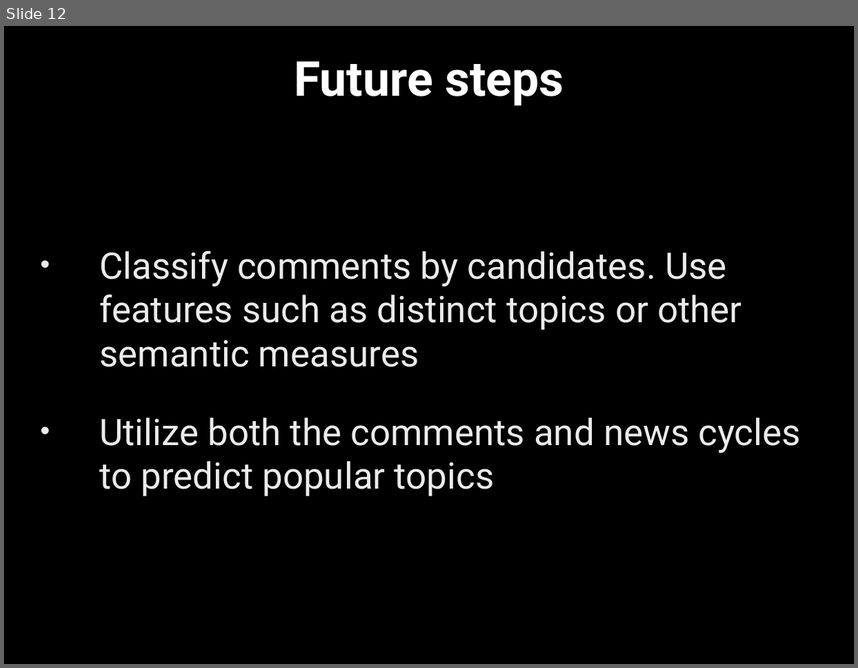
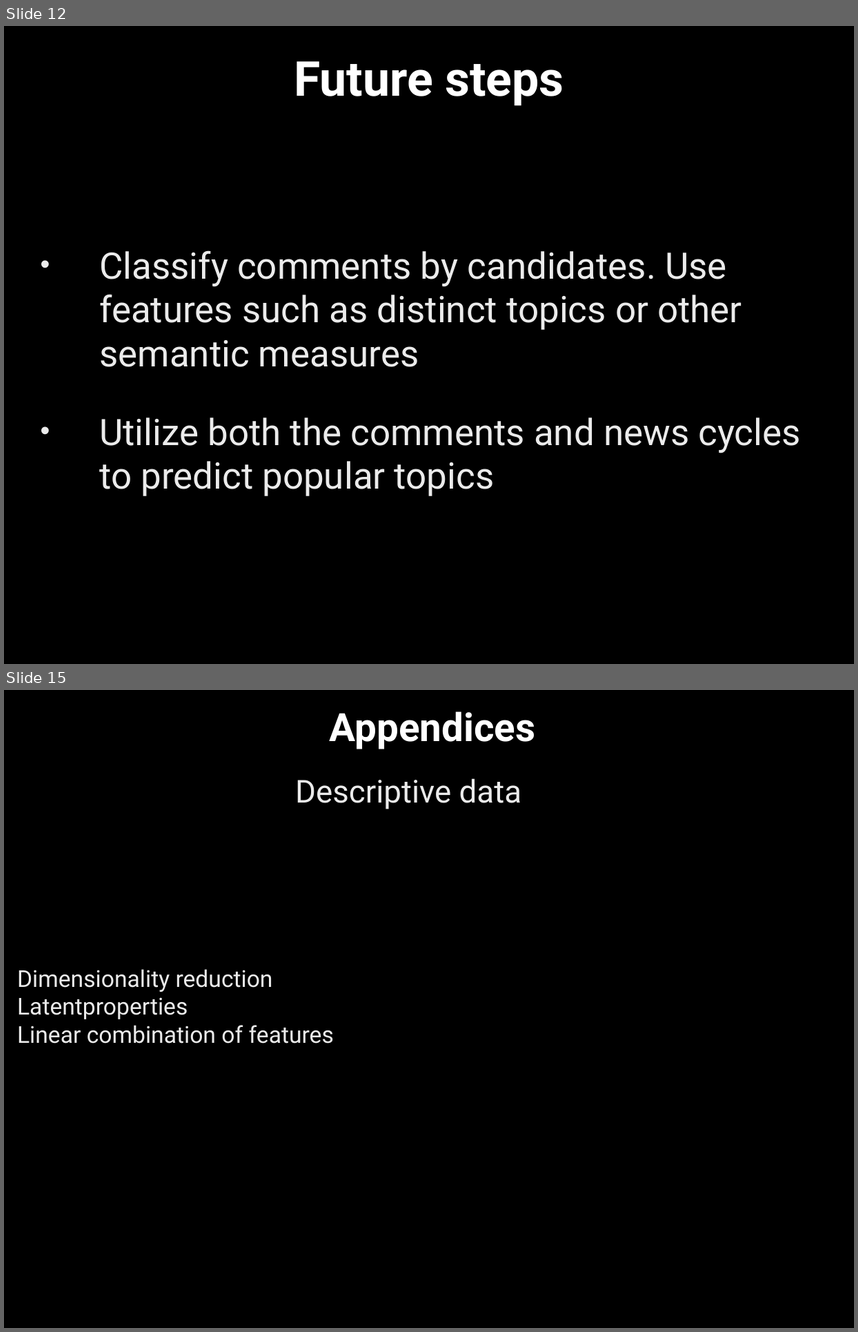
Before and after one commit to PeggyFan/Project, a slide deck: nyt_summarizer_10_10.pptx. Shown one above the other, each under a label of ours: slide 12 before the commit, slides 12 and 15 after it; the slides between them are not shown. The pictures are 858x668 and 858x1332 pixels, drawn with LibreOffice and Linux fonts; fonts in the diff are those of the drawing; background and template pictures are left out. Boxes give left, top, right and bottom in pixels: in the first picture for what was removed or moved away, otherwise in the second. Text is boxed around its words. In the diff, an @@ line names an element or a change of style, - is before the commit and + after.

```diff
--- a/nyt_summarizer_10_10.pptx
+++ b/nyt_summarizer_10_10.pptx
@@ slide 15 added at (4, 690, 854, 1328), background picture (left out) @@
@@ title added at (330, 711, 536, 749), 47 pt, text #FFFFFF, bold @@
+Appendices
@@ text added at (295, 778, 522, 809), 38 pt, text #EBEBEB @@
+Descriptive data
@@ text added at (17, 969, 334, 1043), 28 pt, text #EBEBEB @@
+Dimensionality reduction
+Latentproperties
+Linear combination of features
```
Also in this commit, not shown: 4 slides changed, 1 other slide added, 1 slide removed, 6 other files.
